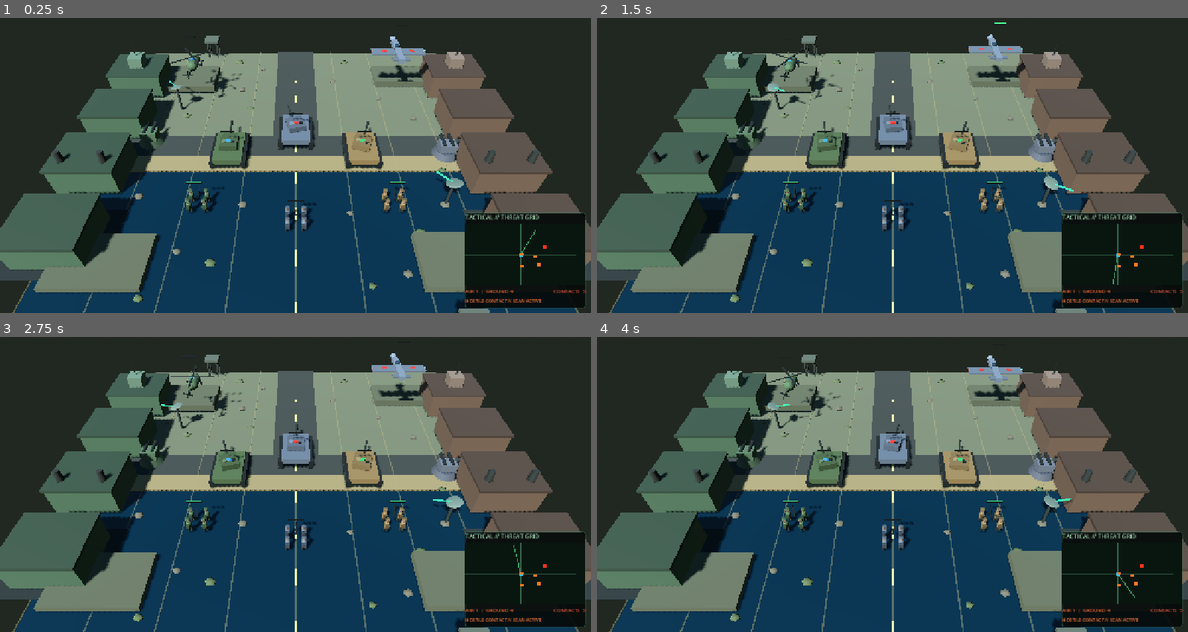
Above: before the commit, frames 1-4 (two rows, left to right).
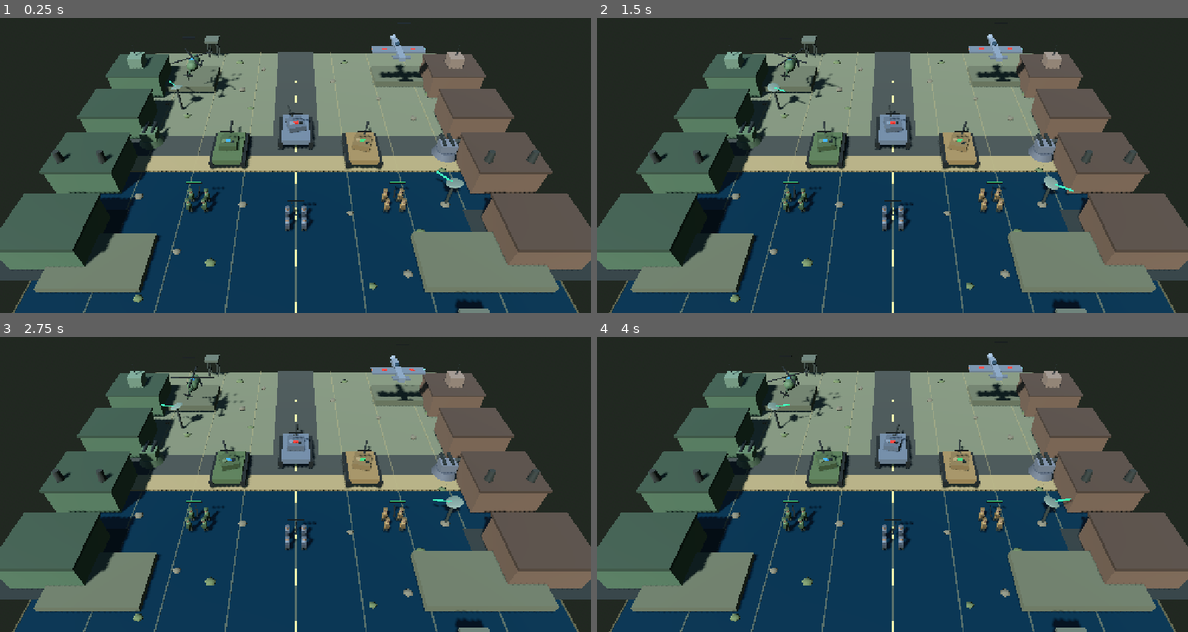
Above: after the commit, the same moments.

Repository: Jamalalbaroty/storm-generals-mobil
Game: Godot game, scene res://prototype_3d/battlefield_3d.tscn
Same seed, same stepped clock (60 frames per second), same inputs: the game is played once before the commit and once after it. This scene is started directly instead of the project's main scene.
Inputs (mouse positions are in pixels of both pictures, inside the frame that each line leads up to):
- Up to frame 1 (0.25 s): no input
- Up to frame 2 (1.5 s): move the mouse to (1022, 130) at 0.52 s; click (1022, 130) at 0.67 s; drag from (774, 162) to (862, 212) at 1.27 s
- Up to frame 3 (2.75 s): move the mouse to (354, 393) at 2.02 s; click (354, 393) at 2.17 s
- Up to frame 4 (4 s): drag from (862, 531) to (715, 416) at 2.77 s; move the mouse to (1069, 516) at 3.52 s; click (1069, 516) at 3.67 s

The runs differ from the first frame. In frame 1, 6.8% of the frame differs, in the area x 29-100%, y 5-99%; in frame 2, 6.6%; in frame 3, 6.9%, in the area x 28-100%, y 5-99%; in frame 4, 6.9%.

Commit message:
Add explicit visibility control for tactical radar HUD

Diff:
--- a/prototype_3d/battlefield_3d.gd
+++ b/prototype_3d/battlefield_3d.gd
@@ -1704,6 +1704,9 @@
 	add_child(layer)
 	var panel := PanelContainer.new()
 	panel.name = "RadarPanel"
+	# CanvasLayer controls can remain visible when their Node3D parent is hidden.
+	# Start hidden and let the active 3D-view toggle control this overlay explicitly.
+	panel.visible = false
 	panel.anchor_left = 1.0
 	panel.anchor_top = 1.0
 	panel.anchor_right = 1.0
@@ -1794,6 +1797,12 @@
 	radar_ground_label = ground_status
 	radar_hud = panel
 
+
+func set_tactical_radar_visible(enabled: bool) -> void:
+	if is_instance_valid(radar_hud):
+		radar_hud.visible = enabled
+
+
 func _update_radar_hud(delta: float) -> void:
 	if not is_instance_valid(radar_plot):
 		return
